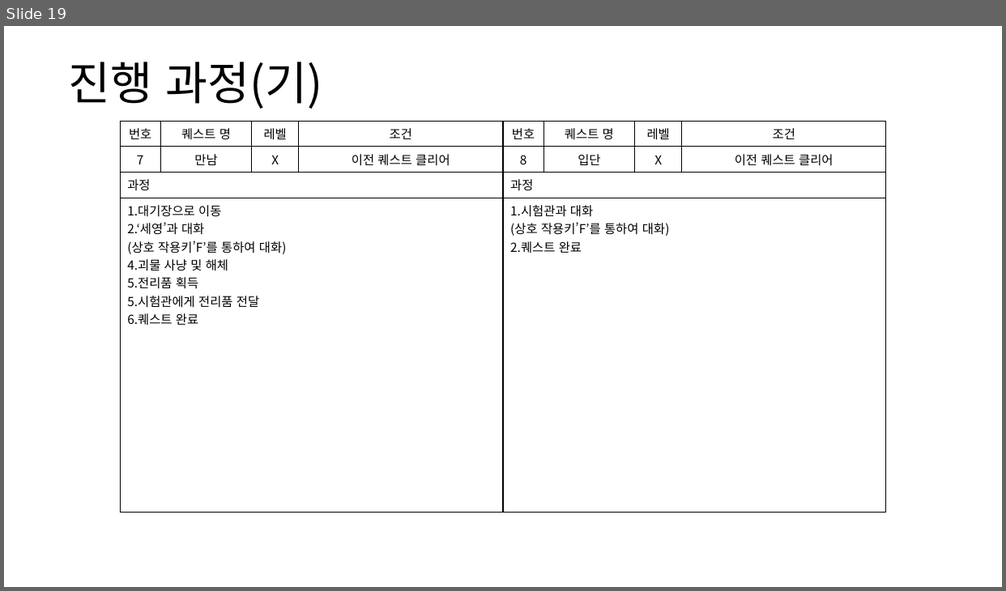
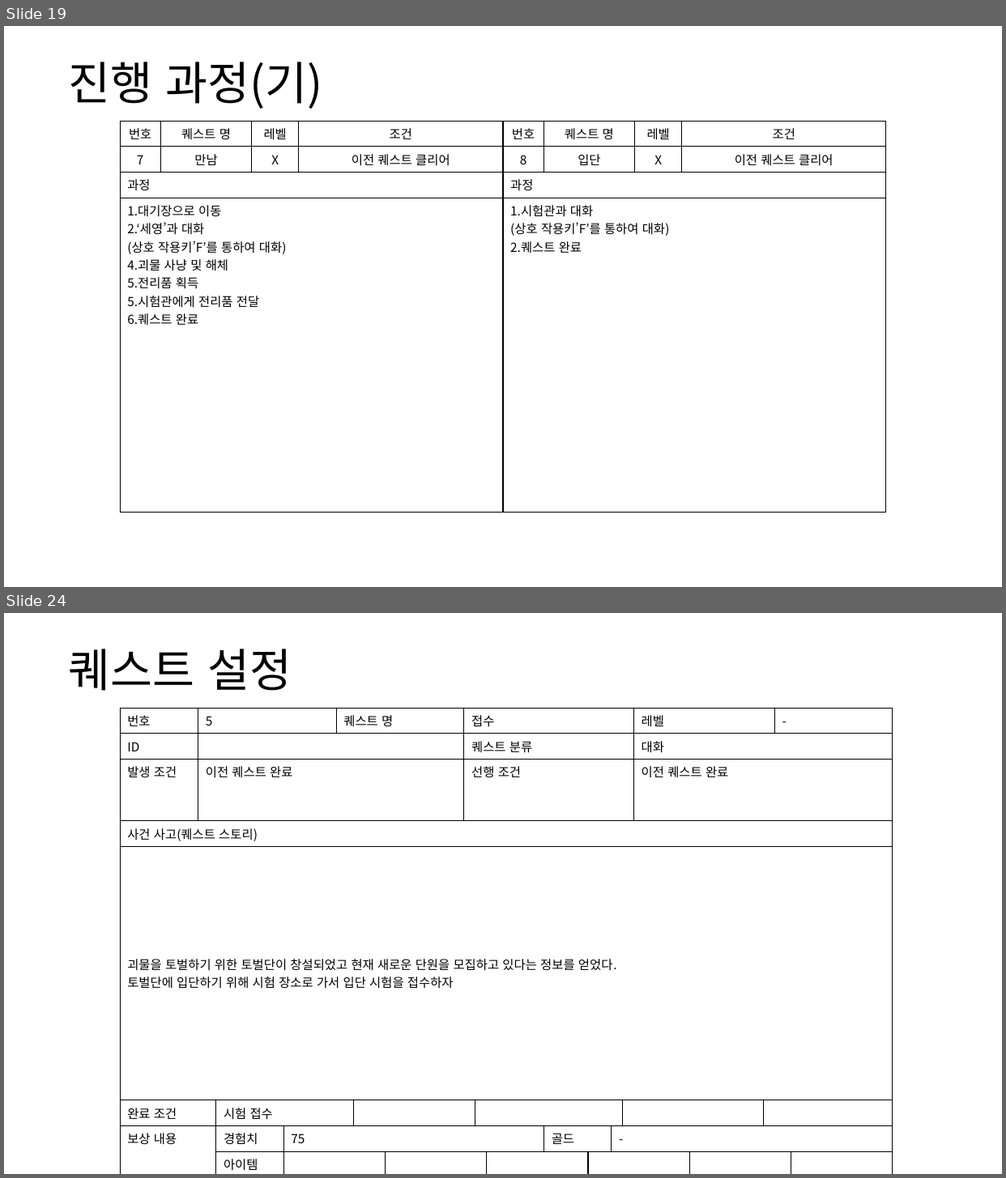
Before and after one commit to yjk0401/unityenginebasic_9th, a slide deck: 기획/메인 스토리 기획서.pptx. Shown one above the other, each under a label of ours: slide 19 before the commit, slides 19 and 24 after it; the slides between them are not shown. The pictures are 1006x591 and 1006x1178 pixels, drawn with LibreOffice and Linux fonts; fonts in the diff are those of the drawing. Boxes give left, top, right and bottom in pixels: in the first picture for what was removed or moved away, otherwise in the second. Text is boxed around its words. In the diff, an @@ line names an element or a change of style, - is before the commit and + after.

```diff
--- a/기획/메인 스토리 기획서.pptx
+++ b/기획/메인 스토리 기획서.pptx
@@ slide 24 added at (4, 613, 1002, 1174), background #FFFFFF @@
@@ text added at (68, 649, 292, 691), 44 pt, text #000000 @@
+퀘스트 설정
@@ table added at (120, 708, 888, 1174), 8 rows, 19 columns @@
+번호 | 5 |  |  | 퀘스트 명 |  |  | 접수 |  |  |  |  |  |  | 레벨 |  |  | - | 
+ID |  |  |  |  |  |  | 퀘스트 분류 |  |  |  |  |  |  | 대화 |  |  |  | 
+발생 조건 | 이전 퀘스트 완료 |  |  |  |  |  | 선행 조건 |  |  |  |  |  |  | 이전 퀘스트 완료 |  |  |  | 
+사건 사고(퀘스트 스토리) |  |  |  |  |  |  |  |  |  |  |  |  |  |  |  |  |  | 
+괴물을 토벌하기 위한 토벌단이 창설되었고 현재 새로운 단원을 모집하고 있다는 정보를 얻었다. / 토벌단에 입단하기 위해 시험 장소로 가서 입단 시험을 접수하자 |  |  |  |  |  |  |  |  |  |  |  |  |  |  |  |  |  | 
+완료 조건 |  | 시험 접수 |  |  |  |  |  |  |  |  |  |  |  |  |  |  |  | 
+보상 내용 |  | 경험치 | 75 |  |  |  |  |  |  | 골드 |  | - |  |  |  |  |  | 
+ |  | 아이템 |  |  |  |  |  |  |  |  |  |  |  |  |  |  |  | 
```
Also in this commit, not shown: 1 slide changed, 6 other slides added.
